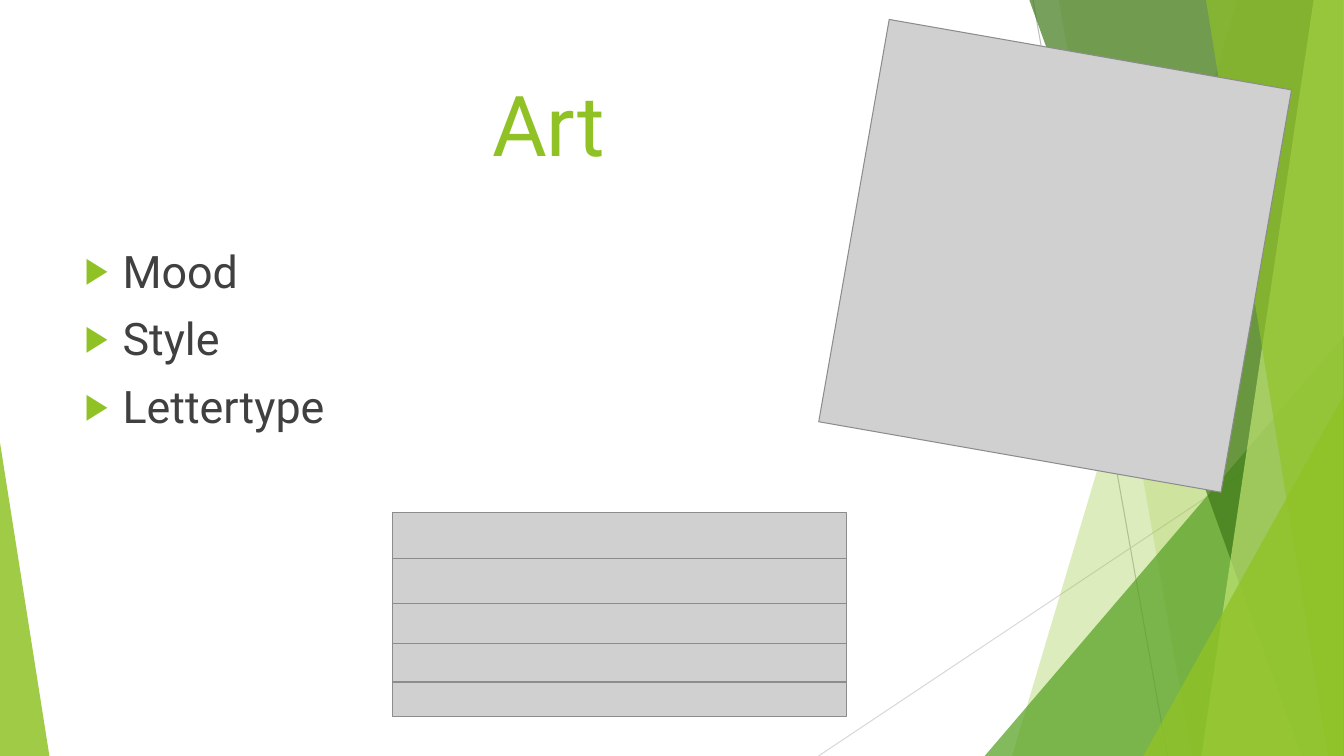
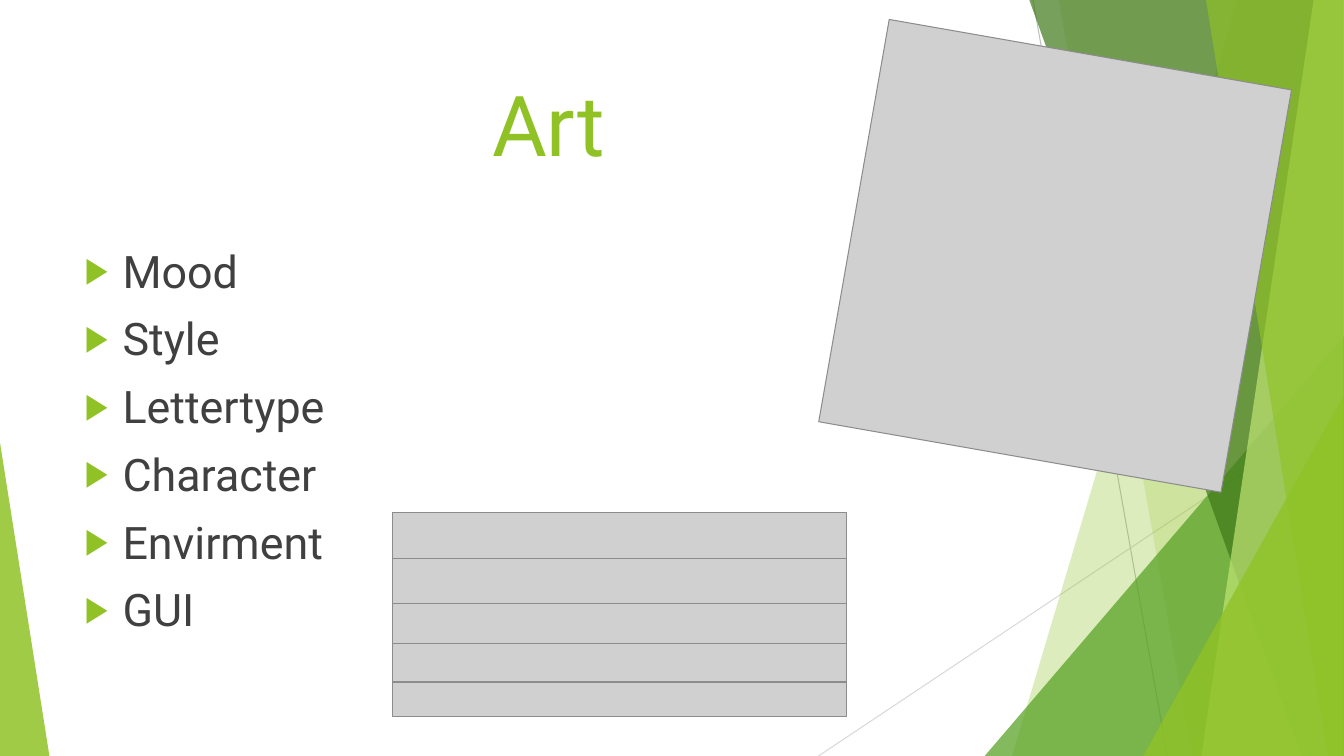
Before and after one commit to PeterBosDeltion/IndianaBonesRepo, a slide deck: slide 4 of IndianaBones.pptx. Drawn at 1344x756 pixels with LibreOffice and Linux fonts; fonts in the diff are those of the drawing; grey boxes stand for pictures. Boxes give left, top, right and bottom in pixels: in the first picture for what was removed or moved away, otherwise in the second. Text is boxed around its words. In the diff, an @@ line names an element or a change of style, - is before the commit and + after.

```diff
--- a/IndianaBones.pptx
+++ b/IndianaBones.pptx
@@ text at bbox=[123, 457, 323, 627]: paragraphs added @@
+▶ Character
+▶ Envirment
+▶ GUI
```
Also in this commit, not shown: 1 other slide changed, 1 slide added.
